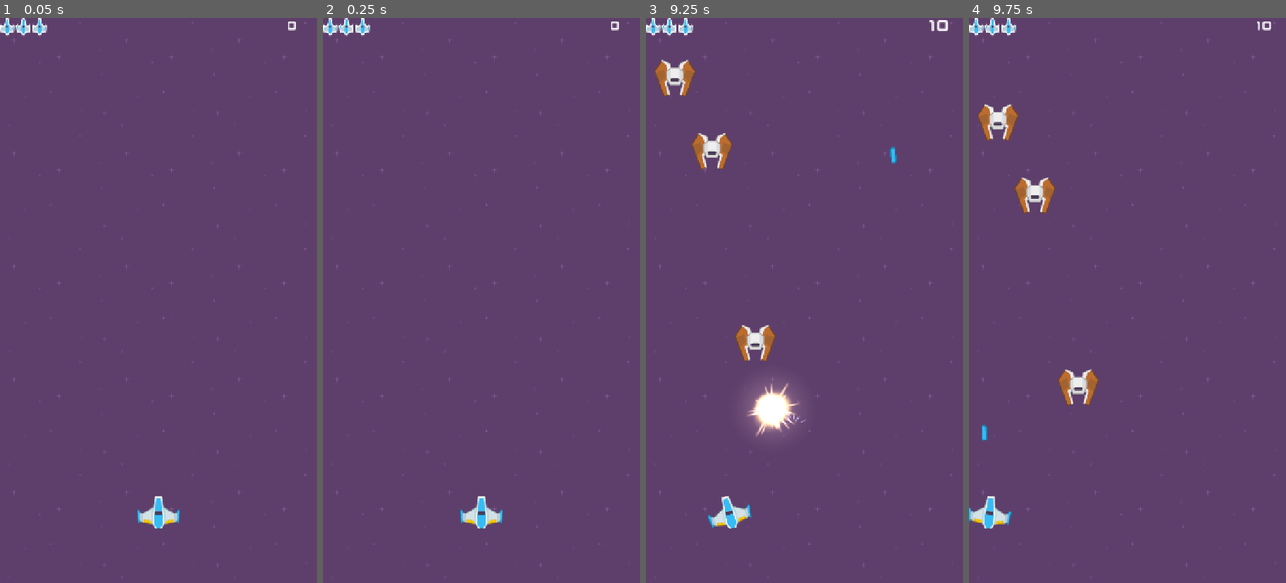
Above: before the commit, frames 1-4 (left to right).
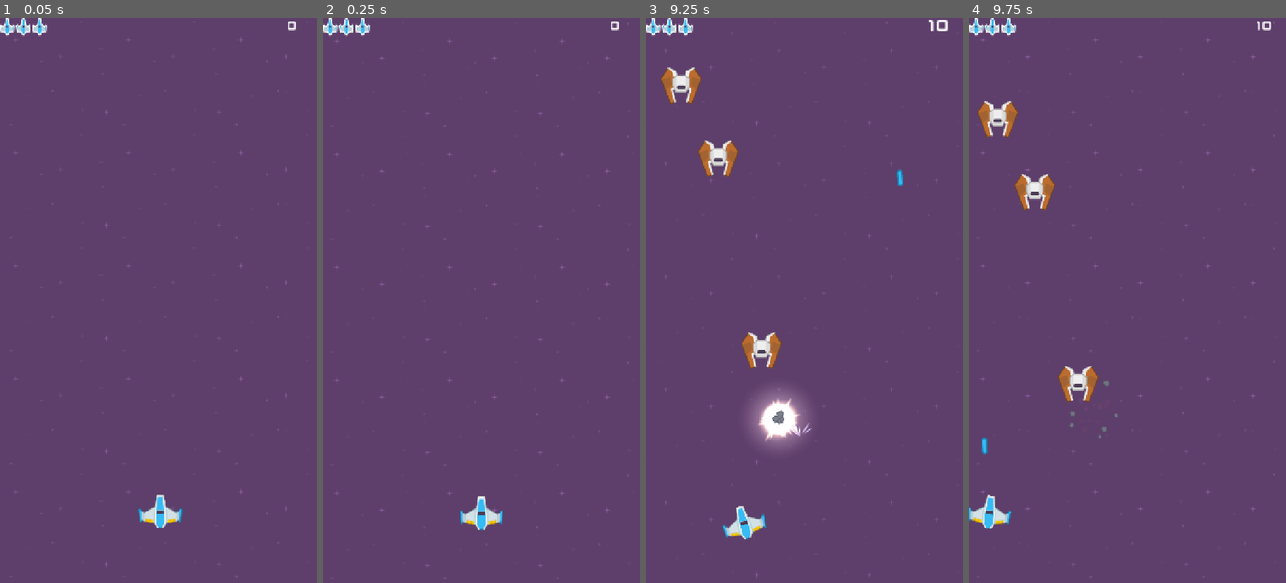
Above: after the commit, the same moments.

Repository: Gael046/Godot-Engine
Game: Godot game, scene res://Scenes/main.tscn
Two runs of this game, one before a commit and one after it. Both use one fixed random seed, a clock stepped at 60 frames per second and the inputs below.
Inputs (mouse positions are in pixels of both pictures, inside the frame that each line leads up to):
- Up to frame 1 (0.05 s): no input
- Up to frame 2 (0.25 s): no input
- Up to frame 3 (9.25 s): move the mouse to (874, 272) at 0.52 s; press the mouse at (874, 272) at 0.53 s; hold Right (move_right) 0.53-1.28 s; move the mouse to (741, 328) at 1.27 s; release the mouse at (741, 328) at 1.28 s; hold Left (move_left) 1.28-2.03 s; click (741, 328) at 1.35 s; move the mouse to (836, 176) at 2.02 s; press the mouse at (836, 176) at 2.03 s; hold Right (move_right) 2.03-3.53 s; move the mouse to (788, 413) at 2.77 s; release the mouse at (788, 413) at 2.78 s; click (788, 413) at 2.85 s; move the mouse to (899, 385) at 3.52 s; press the mouse at (899, 385) at 3.53 s; hold Left (move_left) 3.53-5.78 s; move the mouse to (709, 215) at 4.27 s; release the mouse at (709, 215) at 4.28 s; click (709, 215) at 4.35 s; move the mouse to (820, 300) at 5.02 s; press the mouse at (820, 300) at 5.03 s; move the mouse to (756, 159) at 5.77 s; release the mouse at (756, 159) at 5.78 s; hold Right (move_right) 5.78-8.03 s; click (756, 159) at 5.85 s; move the mouse to (874, 272) at 6.52 s; press the mouse at (874, 272) at 6.53 s; move the mouse to (741, 328) at 7.27 s; release the mouse at (741, 328) at 7.28 s; click (741, 328) at 7.35 s; move the mouse to (836, 176) at 8.02 s; press the mouse at (836, 176) at 8.03 s; hold Left (move_left) from 8.03 s (still down); move the mouse to (788, 413) at 8.77 s; release the mouse at (788, 413) at 8.78 s; click (788, 413) at 8.85 s
- Up to frame 4 (9.75 s): move the mouse to (1222, 385) at 9.52 s; release Left (move_left) at 9.53 s; press the mouse at (1222, 385) at 9.53 s; hold Right (move_right) from 9.53 s (still down)

The runs differ from the first frame. In frame 1, 0.5% of the frame differs, in the area x 2-98%, y 0-100%; in frame 2, 0.2%; in frame 3, 4.2%, in the area x 2-97%, y 0-100%; in frame 4, 1.3%.

Commit message:
rendu projet

Diff:
--- a/TD1/Scenes/enemy.tscn
+++ b/TD1/Scenes/enemy.tscn
@@ -1,25 +1,26 @@
-[gd_scene load_steps=5 format=3]
+[gd_scene format=3 uid="uid://t7sxulr816a0"]
 
-[ext_resource type="Script" path="res://Scripts/enemy.gd" id="1"]
-[ext_resource type="Texture2D" path="res://KennyAssets/SpaceShooterRedux/Enemies/enemyRed1.png" id="2"]
+[ext_resource type="Script" uid="uid://ch4fslvgy3upq" path="res://Scripts/enemy.gd" id="1"]
+[ext_resource type="Texture2D" uid="uid://ca513f5s5u4ji" path="res://KennyAssets/SpaceShooterRedux/Enemies/enemyRed1.png" id="2"]
 [ext_resource type="PackedScene" path="res://Effects/explosion.tscn" id="3"]
+[ext_resource type="PackedScene" path="res://Effects/debris.tscn" id="3_287tu"]
 
 [sub_resource type="RectangleShape2D" id="hitbox"]
 size = Vector2(84, 70)
 
-[node name="Enemy" type="Area2D"]
+[node name="Enemy" type="Area2D" unique_id=1350374109]
 collision_layer = 2
-collision_mask = 1
 script = ExtResource("1")
 explosion_scene = ExtResource("3")
+debri_scene = ExtResource("3_287tu")
 
-[node name="Sprite2D" type="Sprite2D" parent="."]
+[node name="Sprite2D" type="Sprite2D" parent="." unique_id=373592791]
 texture = ExtResource("2")
 
-[node name="CollisionShape2D" type="CollisionShape2D" parent="."]
+[node name="CollisionShape2D" type="CollisionShape2D" parent="." unique_id=1553166159]
 shape = SubResource("hitbox")
 
-[node name="FlashTimer" type="Timer" parent="."]
+[node name="FlashTimer" type="Timer" parent="." unique_id=904579641]
 wait_time = 0.06
 one_shot = true
 
--- a/TD1/Scenes/main.tscn
+++ b/TD1/Scenes/main.tscn
@@ -1,6 +1,7 @@
 [gd_scene format=3 uid="uid://bytdkhpmpdp8i"]
 
 [ext_resource type="Texture2D" uid="uid://dtnl7mrf7dbqe" path="res://KennyAssets/SpaceShooterRedux/Backgrounds/purple.png" id="1"]
+[ext_resource type="Script" uid="uid://bkbxv6jy3pjol" path="res://Scripts/camera_shake.gd" id="2_kry3j"]
 [ext_resource type="PackedScene" path="res://Scenes/enemy_spawner.tscn" id="3"]
 [ext_resource type="PackedScene" uid="uid://dsc3qbidoshdp" path="res://Scenes/player.tscn" id="4"]
 [ext_resource type="PackedScene" uid="uid://bb830e54nxi8f" path="res://Scenes/hud.tscn" id="4_jjvhh"]
@@ -14,6 +15,9 @@
 region_rect = Rect2(0, 0, 1024, 2304)
 
 [node name="Camera2D" type="Camera2D" parent="." unique_id=508351635]
+process_mode = 3
+ignore_rotation = false
+script = ExtResource("2_kry3j")
 
 [node name="EnemySpawner" parent="." unique_id=669801938 instance=ExtResource("3")]
 position = Vector2(0, -850)
--- a/TD1/Scenes/player.tscn
+++ b/TD1/Scenes/player.tscn
@@ -2,9 +2,11 @@
 
 [ext_resource type="Script" uid="uid://pdapwyic7a2l" path="res://Scripts/player.gd" id="1"]
 [ext_resource type="Texture2D" uid="uid://cofylary07q2b" path="res://KennyAssets/SpaceShooterRedux/playerShip1_blue.png" id="2"]
+[ext_resource type="PackedScene" path="res://Effects/explosion.tscn" id="2_3smsa"]
 [ext_resource type="PackedScene" uid="uid://bu8yfc6a6q73i" path="res://Scenes/weapon.tscn" id="3"]
 [ext_resource type="PackedScene" path="res://Scenes/bullet.tscn" id="4"]
 [ext_resource type="PackedScene" path="res://Effects/muzzle_flash.tscn" id="5"]
+[ext_resource type="AudioStream" path="res://Effects/Sounds/sfx_player_hurt.tres" id="6_x3wgy"]
 
 [sub_resource type="RectangleShape2D" id="hitbox"]
 size = Vector2(56, 44)
@@ -12,6 +14,7 @@
 [node name="Player" type="Area2D" unique_id=40171719]
 collision_mask = 0
 script = ExtResource("1")
+explosion_scene = ExtResource("2_3smsa")
 
 [node name="Sprite2D" type="Sprite2D" parent="." unique_id=1694407630]
 texture = ExtResource("2")
@@ -23,3 +26,6 @@
 position = Vector2(0, -45)
 bullet_scene = ExtResource("4")
 muzzle_flash_scene = ExtResource("5")
+
+[node name="Damage" type="AudioStreamPlayer2D" parent="." unique_id=610018083]
+stream = ExtResource("6_x3wgy")
--- /dev/null
+++ b/TD1/Scripts/camera_shake.gd
@@ -0,0 +1,28 @@
+class_name CameraShape
+extends Camera2D
+
+@export var decay: float = 1.5
+@export var max_offset: float = 30.0
+
+var trauma: float = 0.0
+
+func _ready() -> void:
+	GameManager.player_life_changed.connect(_on_player_life_changed)
+
+func _process(delta: float) -> void:
+	var shake: float = trauma * trauma
+	var random_offset_dir: Vector2 = Vector2(
+		randf_range(-1.0, 1.0),
+		randf_range(-1.0, 1.0)
+	)
+	offset = random_offset_dir * shake * max_offset
+	trauma = max(trauma - decay * delta, 0.0)
+
+func add_trauma(value: float) -> void:
+	trauma += value
+	trauma = clamp(trauma, 0.0, 1.0)
+
+func _on_player_life_changed(new_life: int) -> void:
+	add_trauma(0.6)
+	if new_life == 0:
+		add_trauma(1.0)
--- a/TD1/Scripts/enemy.gd
+++ b/TD1/Scripts/enemy.gd
@@ -7,9 +7,11 @@
 @export var knockback: float = 300.0
 @export var knockback_recovery: float = 900.0
 @export var explosion_scene: PackedScene
+@export var debri_scene: PackedScene
 
 var life: int
 var velocity: Vector2
+var scale_tween: Tween
 
 @onready var sprite: Sprite2D = $Sprite2D
 @onready var flash_timer: Timer = $FlashTimer
@@ -34,6 +36,12 @@
 	flash_timer.start()
 	velocity.y = -knockback
 
+	if scale_tween != null and scale_tween.is_valid():
+		scale_tween.kill()
+	scale_tween = get_tree().create_tween()
+	scale_tween.tween_property(sprite, "scale", Vector2(1.3, 0.7), 0.08)
+	scale_tween.tween_property(sprite, "scale", Vector2.ONE, 0.4).set_trans(Tween.TRANS_ELASTIC).set_ease(Tween.EASE_OUT)
+
 func _on_flash_timer_timeout() -> void:
 	sprite.modulate = Color.WHITE
 
@@ -42,6 +50,14 @@
 	var explosion: Node2D = explosion_scene.instantiate()
 	explosion.global_position = global_position
 	get_tree().current_scene.add_child(explosion)
+
+	var debri: Node2D = debri_scene.instantiate()
+	debri.global_position = global_position
+	get_tree().current_scene.add_child(debri)
+
+	var camera: CameraShape = get_viewport().get_camera_2d()
+	camera.add_trauma(1.0)
+	GameManager.hitstop(0.04)
 	queue_free()
 
 func _on_area_entered(area: Area2D) -> void:
--- a/TD1/Scripts/game_manager.gd
+++ b/TD1/Scripts/game_manager.gd
@@ -20,6 +20,9 @@
 	score_changed.emit(score)
 
 func trigger_game_over() -> void:
+	Engine.time_scale = 0.3
+	await get_tree().create_timer(1.0, true, false, true).timeout
+	Engine.time_scale = 1.0
 	get_tree().paused = true
 	game_over.emit()
 
@@ -28,3 +31,8 @@
 	get_tree().paused = false
 	score_changed.emit(score)
 	get_tree().reload_current_scene()
+
+func hitstop(duration: float) -> void:
+	Engine.time_scale = 0.05
+	await get_tree().create_timer(duration, true, false, true).timeout
+	Engine.time_scale = 1.0
--- a/TD1/Scripts/hud.gd
+++ b/TD1/Scripts/hud.gd
@@ -32,6 +32,13 @@
 		life_container.get_child(i).visible = i < new_life
 	if(new_life == 0):
 		panel.visible = true
+		panel.pivot_offset = panel.size / 2
+		panel.scale = Vector2(0.3, 0.3)
+		panel.modulate.a = 0.0
+		var panel_tween: Tween = get_tree().create_tween()
+		panel_tween.set_parallel(true)
+		panel_tween.tween_property(panel, "scale", Vector2.ONE, 0.4).set_trans(Tween.TRANS_BACK).set_ease(Tween.EASE_OUT)
+		panel_tween.tween_property(panel, "modulate:a", 1.0, 0.3)
 
 func _on_button_pressed() -> void:
 	GameManager.restart()
--- a/TD1/Scripts/player.gd
+++ b/TD1/Scripts/player.gd
@@ -7,23 +7,27 @@
 @export var max_tilt_degrees: float = 15.0
 @export var x_limit: float = 320.0
 @export var max_life: int = 3
+@export var explosion_scene: PackedScene
+@export var invincibility_duration: float = 1.0
+
+@onready var sprite: Sprite2D = $Sprite2D
+@onready var damage: AudioStreamPlayer2D = $Damage
 
 var velocity: Vector2 = Vector2.ZERO
 var life: int
-
-@onready var sprite: Sprite2D = $Sprite2D
+var invincibility_time: float = 1.0
 
 func _ready() -> void:
 	life = max_life
 	GameManager.player_life_changed.emit(life)
 
 func _physics_process(delta: float) -> void:
+	if invincibility_time > 0.0:
+		invincibility_time -= delta
 	var target_velocity: Vector2 = read_direction() * speed
-	# Juice : accélération et freinage progressifs, le vaisseau a du poids
 	velocity = velocity.move_toward(target_velocity, acceleration * delta)
 	position += velocity * delta
 	position.x = clamp(position.x, -x_limit, x_limit)
-	# Juice : le vaisseau s'incline dans le sens du mouvement
 	sprite.rotation = deg_to_rad(max_tilt_degrees) * velocity.x / speed
 
 func read_direction() -> Vector2:
@@ -35,7 +39,24 @@
 	return direction
 
 func take_damage(amount: int) -> void:
+	if invincibility_time == 1.0:
+		return
+
+	invincibility_time = 0.0
+	var blink_tween: Tween = get_tree().create_tween()
+	blink_tween.tween_property(sprite, "modulate:a", 0.4, 0.25)
+	blink_tween.tween_property(sprite, "modulate:a", 1.0, 0.25)
+	blink_tween.set_loops(2)
+	blink_tween.play()
+
 	life -= amount
+	damage.play()
+	GameManager.hitstop(0.1)
 	GameManager.player_life_changed.emit(life)
+
 	if life <= 0:
+		var explosion: Node2D = explosion_scene.instantiate()
+		explosion.global_position = global_position
+		explosion.scale = Vector2.ONE * 2.0
+		get_tree().current_scene.add_child(explosion)
 		GameManager.trigger_game_over()
Not shown, added: TD1/Scripts/camera_shake.gd.uid
Not shown, added: TD1/Rendu/recording-2026-11-10-17-30-40.webm
